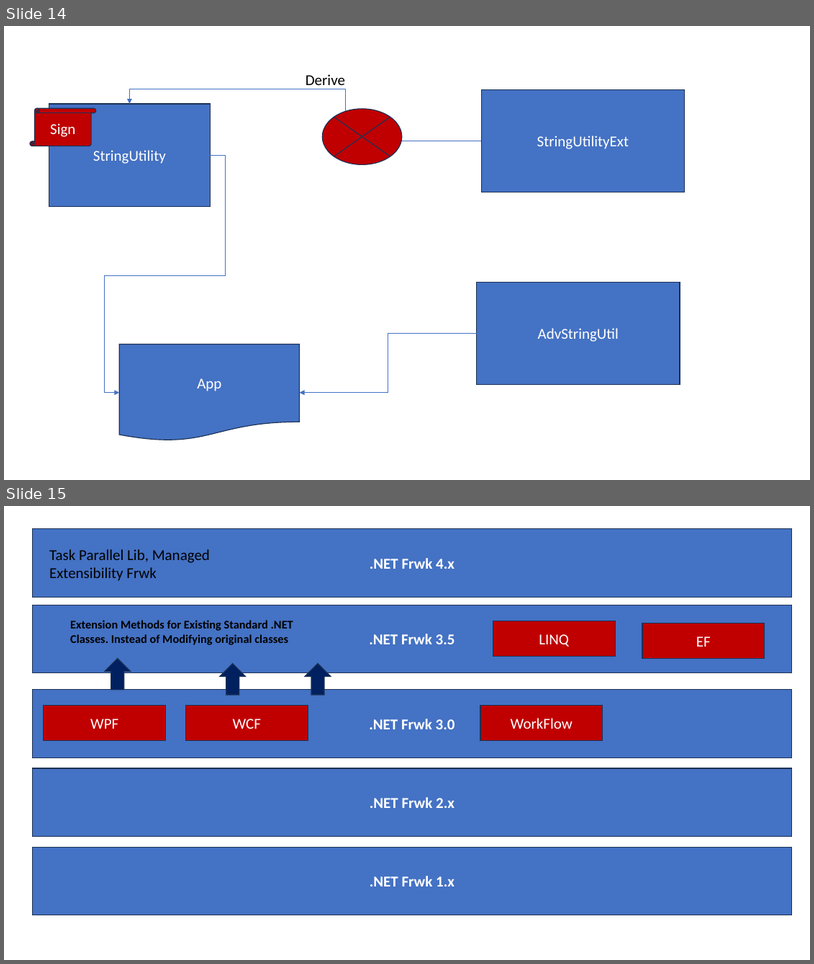
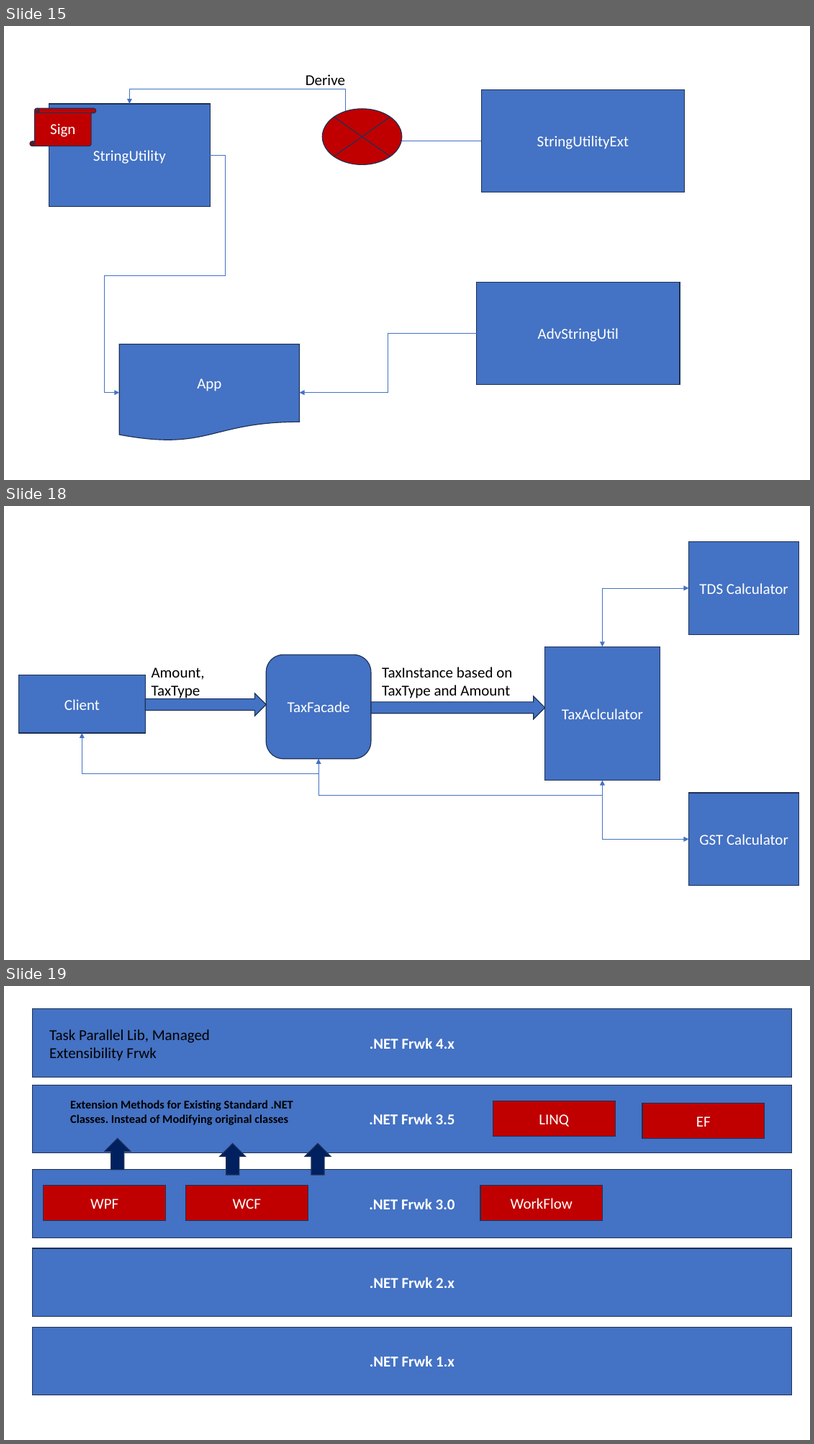
Before and after one commit to maheshsabnis/capita_sept_2023_Oct, a slide deck: Images.pptx. Shown one above the other, each under a label of ours: slides 14 and 15 before the commit, slides 15, 18 and 19 after it; the slides between them are not shown. The pictures are 814x964 and 814x1444 pixels, drawn with LibreOffice and Linux fonts; fonts in the diff are those of the drawing. Boxes give left, top, right and bottom in pixels: in the first picture for what was removed or moved away, otherwise in the second. Text is boxed around its words. In the diff, an @@ line names an element or a change of style, - is before the commit and + after.

```diff
--- a/Images.pptx
+++ b/Images.pptx
@@ slide 18 added at bbox=[4, 506, 810, 960], background #FFFFFF @@
@@ rectangle added at bbox=[689, 542, 800, 634], fill #4472C4, outline #1E3256 1 pt, 18 pt, text #FFFFFF @@
+TDS Calculator
@@ elbow double arrow added from (603, 647) to (689, 588), #4472C4 0.5 pt @@
@@ rounded rectangle added at bbox=[267, 655, 371, 759], fill #4472C4, outline #1E3256 1 pt, 18 pt, text #FFFFFF @@
+TaxFacade
@@ rectangle added at bbox=[545, 647, 661, 780], fill #4472C4, outline #1E3256 1 pt, 18 pt, text #FFFFFF @@
+TaxAclculator
@@ rectangle added at bbox=[18, 675, 145, 733], fill #4472C4, outline #1E3256 1 pt, 18 pt, text #FFFFFF @@
+Client
@@ text added at bbox=[152, 667, 205, 700], 18 pt, text #000000 @@
+Amount, TaxType
@@ text added at bbox=[382, 667, 512, 698], 18 pt, text #000000 @@
+TaxInstance based on TaxType and Amount
@@ right arrow added at bbox=[146, 693, 267, 716], fill #4472C4, outline #1E3256 1 pt @@
@@ right arrow added at bbox=[371, 696, 545, 719], fill #4472C4, outline #1E3256 1 pt @@
@@ elbow arrow added from (319, 759) to (82, 733), #4472C4 0.5 pt @@
@@ elbow arrow added from (603, 780) to (319, 759), #4472C4 0.5 pt @@
@@ elbow double arrow added from (603, 780) to (689, 839), #4472C4 0.5 pt @@
@@ rectangle added at bbox=[689, 793, 800, 885], fill #4472C4, outline #1E3256 1 pt, 18 pt, text #FFFFFF @@
+GST Calculator
@@ what was slide 14 is now slide 15 @@
@@ what was slide 15 is now slide 19 @@
```
Also in this commit, not shown: 8 other slides added, 37 other files.
